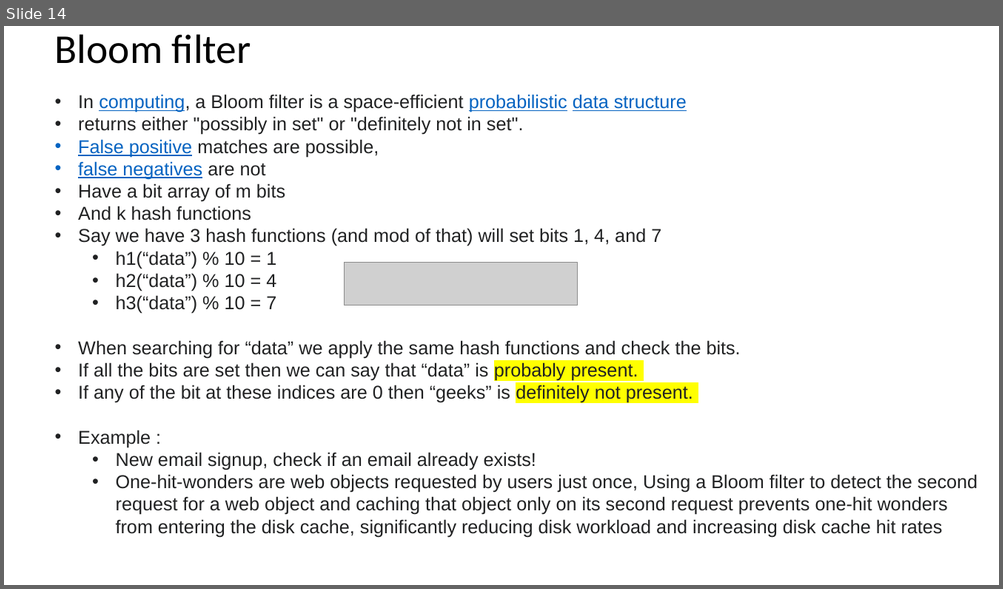
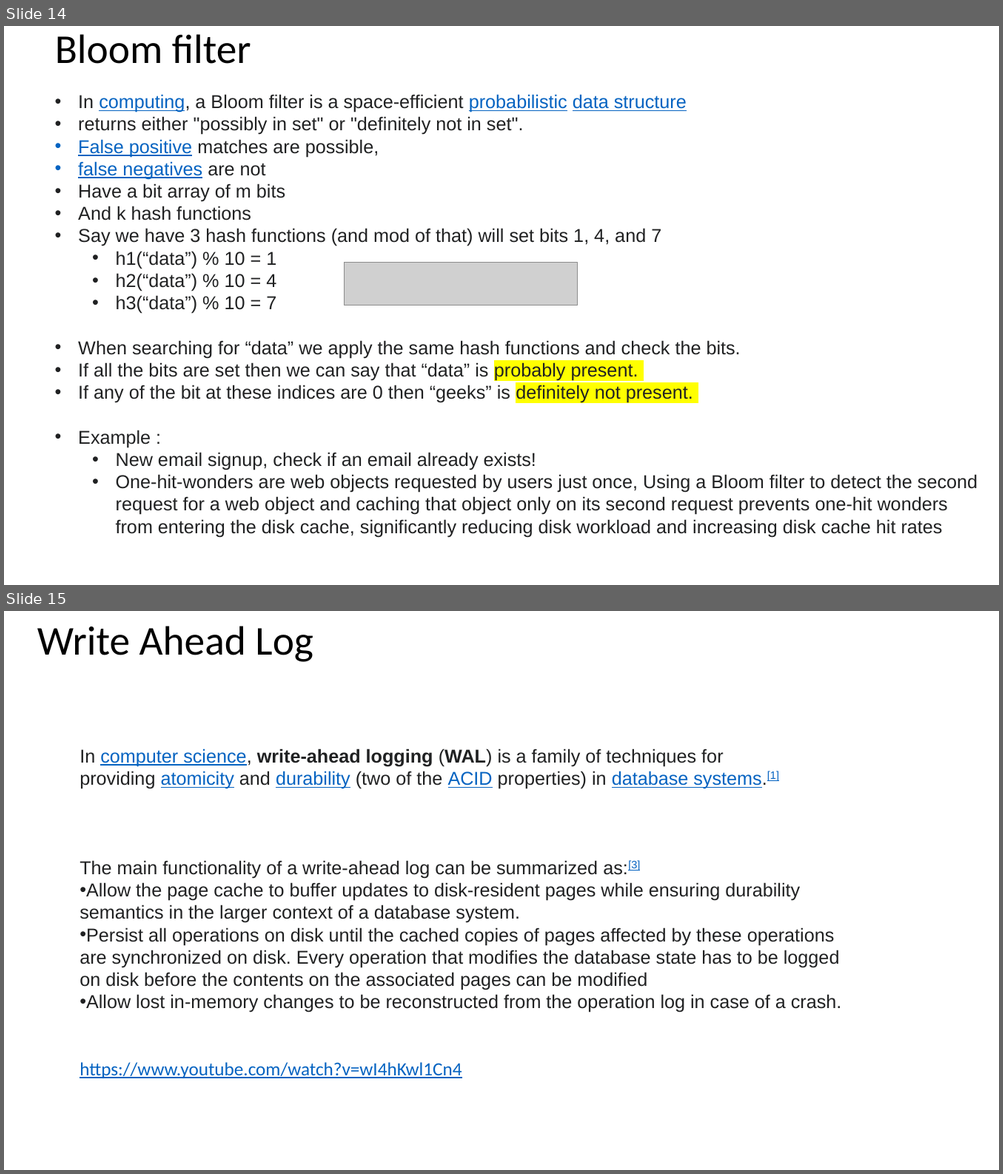
Before and after one commit to as6485/technology, a slide deck: System Design.pptx. Shown one above the other, each under a label of ours: slide 14 before the commit, slides 14 and 15 after it. The pictures are 1003x589 and 1003x1174 pixels, drawn with LibreOffice and Linux fonts; fonts in the diff are those of the drawing; grey boxes stand for pictures. Boxes give left, top, right and bottom in pixels: in the first picture for what was removed or moved away, otherwise in the second. Text is boxed around its words. In the diff, an @@ line names an element or a change of style, - is before the commit and + after.

```diff
--- a/System Design.pptx
+++ b/System Design.pptx
@@ slide 15 added at [4,611,999,1170], background #FFFFFF @@
@@ title added at [37,626,313,662], 39.6 pt, text #000000 @@
+Write Ahead Log
@@ text added at [79,749,842,1013], 18 pt, text #202122 @@
+In computer science, write-ahead logging (WAL) is a family of techniques for providing atomicity and durability (two of the ACID properties) in database systems.[1]
+The main functionality of a write-ahead log can be summarized as:[3]
+• Allow the page cache to buffer updates to disk-resident pages while ensuring durability semantics in the larger context of a database system.
+• Persist all operations on disk until the cached copies of pages affected by these operations are synchronized on disk. Every operation that modifies the database state has to be logged on disk before the contents on the associated pages can be modified
+• Allow lost in-memory changes to be reconstructed from the operation log in case of a crash.
+https://www.youtube.com/watch?v=wI4hKwl1Cn4
```
Also in this commit, not shown: 1 other file.
